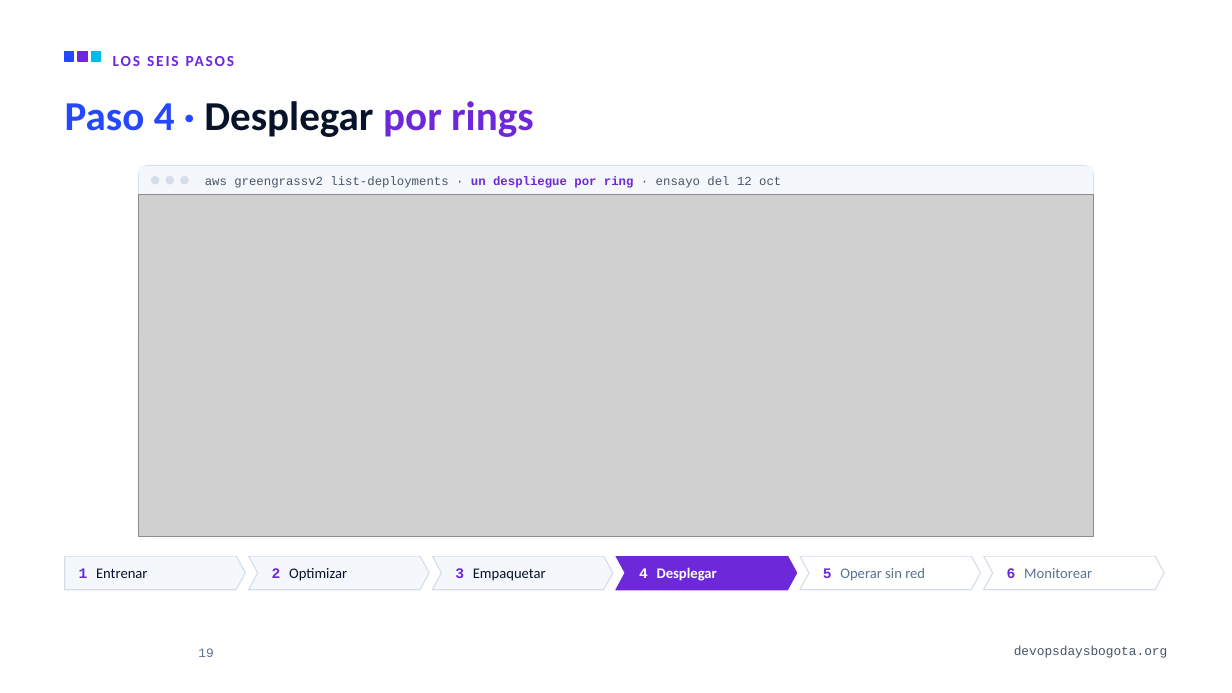
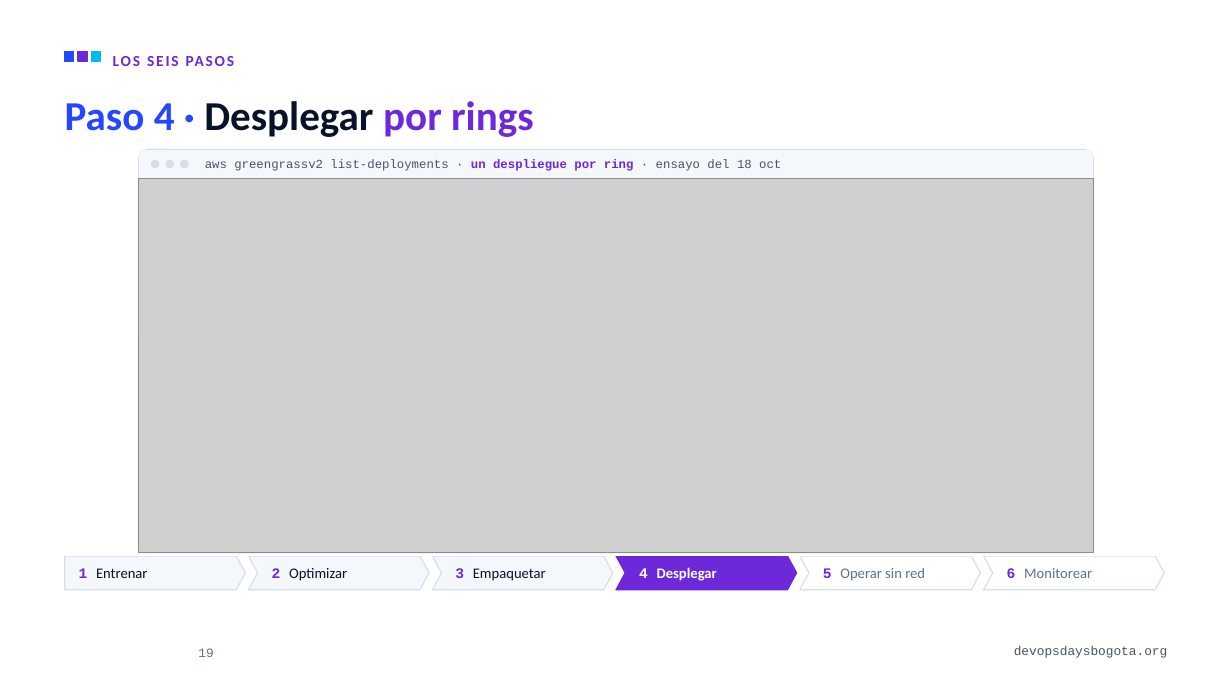
Before and after one commit to alejandro945/mlops-a-ciegas, a slide deck: slide 19 of talk/MLOps-a-ciegas-DevOpsDays-Bogota-2026.pptx. Drawn at 1232x693 pixels with LibreOffice and Linux fonts; fonts in the diff are those of the drawing; grey boxes stand for pictures; background and template pictures are left out. Boxes give left, top, right and bottom in pixels: in the first picture for what was removed or moved away, otherwise in the second. Text is boxed around its words. In the diff, an @@ line names an element or a change of style, - is before the commit and + after.

```diff
--- a/talk/MLOps-a-ciegas-DevOpsDays-Bogota-2026.pptx
+++ b/talk/MLOps-a-ciegas-DevOpsDays-Bogota-2026.pptx
@@ picture: place and size @@
-picture at [139, 195, 1093, 537]
+picture at [139, 178, 1093, 553]
@@ rounded rectangle: place and size @@
-rounded rectangle at [139, 165, 1093, 537]
+rounded rectangle at [139, 150, 1093, 554]
@@ rounded rectangle at [139, 150, 1093, 554]: proportions changed @@
@@ 3 rounded rectangles, 1 rectangle: place and size @@
-3 rounded rectangles, 1 rectangle at [140, 166, 1093, 195]
+3 rounded rectangles, 1 rectangle at [140, 150, 1093, 178]
@@ text at [205, 160, 781, 171]: text changed @@
-aws greengrassv2 list-deployments · un despliegue por ring · ensayo del 12 oct
+aws greengrassv2 list-deployments · un despliegue por ring · ensayo del 18 oct
```
Also in this commit, not shown: 5 other slides changed, 12 other files.
